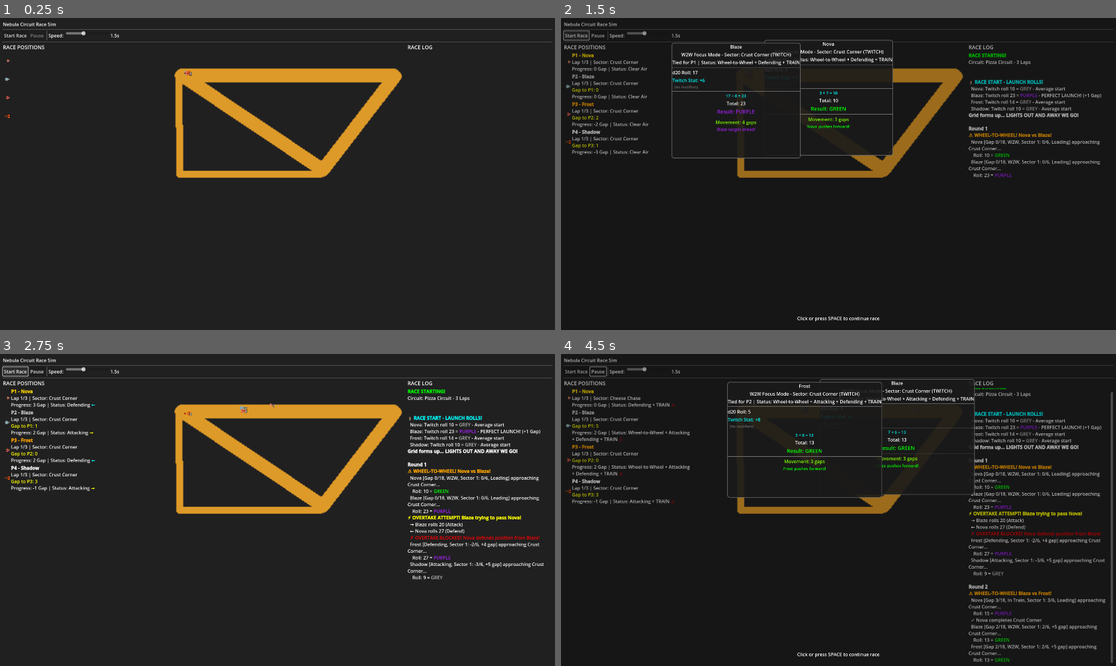
Above: before the commit, frames 1-4 (two rows, left to right).
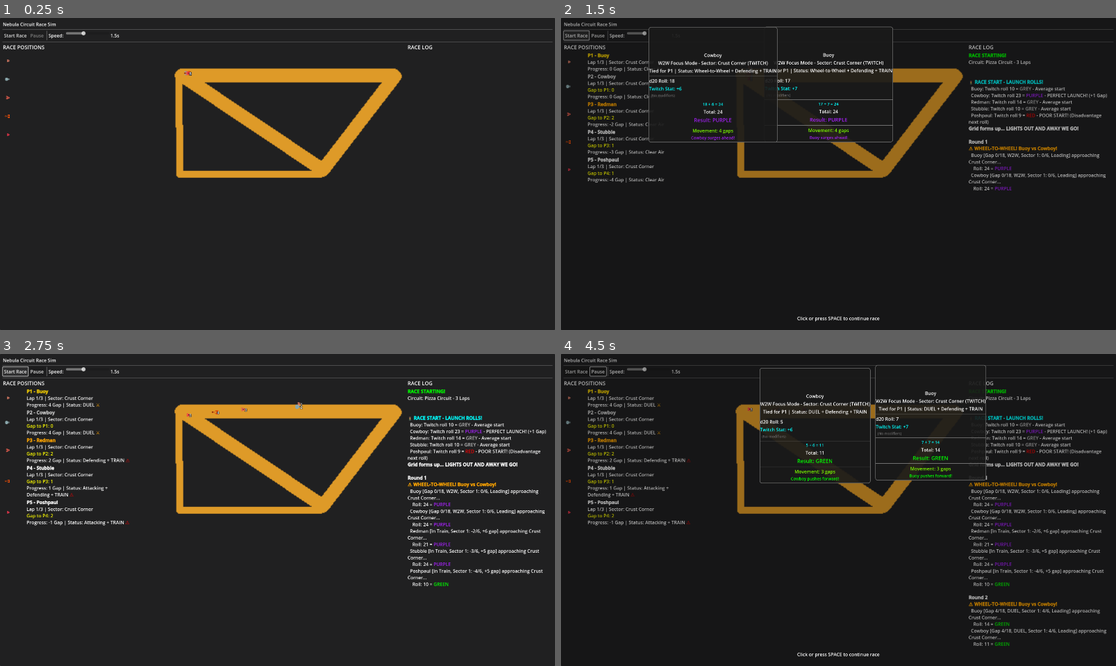
Above: after the commit, the same moments.

Repository: computersaucegames/nc
Game: Godot game, scene res://scenes/tests/RaceTestScene.tscn
Same seed, same stepped clock (60 frames per second), same inputs: the game is played once before the commit and once after it. The project has no main scene, so this scene is started directly.
Inputs (mouse positions are in pixels of both pictures, inside the frame that each line leads up to):
- Up to frame 1 (0.25 s): no input
- Up to frame 2 (1.5 s): click "Start Race" at 0.5 s; click "Start Race" at 1.25 s
- Up to frame 3 (2.75 s): click "Start Race" at 2 s
- Up to frame 4 (4.5 s): click "Pause" at 2.75 s; click "Resume" at 3.5 s; move the mouse to (960, 494) at 4.27 s; click (960, 494) at 4.42 s

The runs differ from the first frame. In frame 1, less than 0.1% of the frame differs, in the area x 1-35%, y 17-38%; in frame 2, 6.9%; in frame 3, 5.5%; in frame 4, 12%, in the area x 0-100%, y 3-100%.

Commit message:
Add pilot headshots to UI and fix focus mode window overlapping
- Add headshot field to PilotState and pilot dictionaries
- Display headshots (50x50) in PilotStatusPanel next to pilot names
- Display headshots (80x80) in FocusModeRollPanel at top of panel
- Update test pilots to use new names (Buoy, Cowboy, Redman, Stubble, Poshpaul) with headshot paths
- Improve focus mode panel positioning algorithm:
  - Try multiple placement positions (right, left, high, low) around pilots
  - Clamp panels to viewport bounds to prevent off-screen placement
  - Implement intelligent stacking when all positions are occupied
  - Increase panel spacing (30px buffer) to prevent overlaps
  - Increase panel height (450px) to accommodate headshots

Diff:
--- a/scripts/systems/pilotstate.gd
+++ b/scripts/systems/pilotstate.gd
@@ -6,6 +6,7 @@
 var pilot_data: Resource  # Will be the full Pilot resource later
 var pilot_id: int = 0  # Index in the pilots array (for UI tracking)
 var name: String = "Unknown"
+var headshot: String = ""  # Path to pilot headshot image
 
 # Race position data
 var current_sector: int = 0
@@ -87,6 +88,7 @@
 func setup_from_dict(data: Dictionary, start_position: int = 1) -> void:
 	name = data.get("name", "Pilot %d" % start_position)
 	position = start_position
+	headshot = data.get("headshot", "")
 
 	if data.has("twitch"):
 		twitch = data.twitch
--- a/scripts/tests/RaceTestScene.gd
+++ b/scripts/tests/RaceTestScene.gd
@@ -55,10 +55,11 @@
 
 func setup_test_pilots():
 	var test_pilots = [
-		{"name": "Nova", "twitch": 7, "craft": 5, "sync": 6, "edge": 8},
-		{"name": "Blaze", "twitch": 6, "craft": 7, "sync": 5, "edge": 6},
-		{"name": "Frost", "twitch": 8, "craft": 6, "sync": 7, "edge": 5},
-		{"name": "Shadow", "twitch": 5, "craft": 8, "sync": 6, "edge": 7}
+		{"name": "Buoy", "twitch": 7, "craft": 5, "sync": 6, "edge": 8, "headshot": "res://resources/art/buoy.png"},
+		{"name": "Cowboy", "twitch": 6, "craft": 7, "sync": 5, "edge": 6, "headshot": "res://resources/art/cowboy.png"},
+		{"name": "Redman", "twitch": 8, "craft": 6, "sync": 7, "edge": 5, "headshot": "res://resources/art/redman.png"},
+		{"name": "Stubble", "twitch": 5, "craft": 8, "sync": 6, "edge": 7, "headshot": "res://resources/art/stubble.png"},
+		{"name": "Poshpaul", "twitch": 6, "craft": 6, "sync": 8, "edge": 6, "headshot": "res://resources/art/poshpaul.png"}
 	]
 
 	# CHANGED: Use PilotStatusPanel to setup pilots
@@ -77,10 +78,11 @@
 	race_log.log_race_start(test_circuit.circuit_name, test_circuit.total_laps)
 
 	var pilots = [
-		{"name": "Nova", "twitch": 7, "craft": 5, "sync": 6, "edge": 8},
-		{"name": "Blaze", "twitch": 6, "craft": 7, "sync": 5, "edge": 6},
-		{"name": "Frost", "twitch": 8, "craft": 6, "sync": 7, "edge": 5},
-		{"name": "Shadow", "twitch": 5, "craft": 8, "sync": 6, "edge": 7}
+		{"name": "Buoy", "twitch": 7, "craft": 5, "sync": 6, "edge": 8, "headshot": "res://resources/art/buoy.png"},
+		{"name": "Cowboy", "twitch": 6, "craft": 7, "sync": 5, "edge": 6, "headshot": "res://resources/art/cowboy.png"},
+		{"name": "Redman", "twitch": 8, "craft": 6, "sync": 7, "edge": 5, "headshot": "res://resources/art/redman.png"},
+		{"name": "Stubble", "twitch": 5, "craft": 8, "sync": 6, "edge": 7, "headshot": "res://resources/art/stubble.png"},
+		{"name": "Poshpaul", "twitch": 6, "craft": 6, "sync": 8, "edge": 6, "headshot": "res://resources/art/poshpaul.png"}
 	]
 
 	# CHANGED: Use race_controls to enable pause button
--- a/scripts/ui/FocusModeOverlay.gd
+++ b/scripts/ui/FocusModeOverlay.gd
@@ -92,8 +92,11 @@
 
 	# Track panel positions to prevent overlaps
 	var placed_panels: Array[Rect2] = []
-	const PANEL_SIZE = Vector2(280, 400)
-	const PANEL_BUFFER = 20.0  # Pixels of spacing between panels
+	const PANEL_SIZE = Vector2(280, 450)  # Increased height to accommodate headshot
+	const PANEL_BUFFER = 30.0  # Increased spacing between panels
+
+	# Get viewport size to keep panels on screen
+	var viewport_size = get_viewport_rect().size
 
 	# Calculate tied position for W2W events
 	var tied_position = -1
@@ -120,31 +123,59 @@
 		var panel = pilot_roll_panel_scene.instantiate()
 		roll_panel_container.add_child(panel)
 
-		# Position panel near the pilot (offset to avoid covering them)
-		var base_offset = Vector2(60 if pilot_idx == 0 else -260, -100)
-		var final_position = screen_pos + base_offset
-
-		# Check for overlaps with existing panels and adjust if needed
+		# Try different placement positions around the pilot
+		var placement_offsets = [
+			Vector2(60, -150),   # Right of pilot
+			Vector2(-340, -150), # Left of pilot
+			Vector2(60, -300),   # Right-high
+			Vector2(-340, -300), # Left-high
+			Vector2(60, 0),      # Right-low
+			Vector2(-340, 0),    # Left-low
+		]
+
+		var final_position = screen_pos + placement_offsets[0]
 		var panel_rect = Rect2(final_position, PANEL_SIZE)
-		var adjusted = false
-		var max_attempts = 20  # Prevent infinite loops
-
-		for attempt in range(max_attempts):
+		var found_valid_position = false
+
+		# Try each placement offset
+		for offset in placement_offsets:
+			final_position = screen_pos + offset
+			panel_rect = Rect2(final_position, PANEL_SIZE)
+
+			# Clamp to viewport bounds
+			final_position.x = clamp(final_position.x, PANEL_BUFFER, viewport_size.x - PANEL_SIZE.x - PANEL_BUFFER)
+			final_position.y = clamp(final_position.y, PANEL_BUFFER, viewport_size.y - PANEL_SIZE.y - PANEL_BUFFER)
+			panel_rect.position = final_position
+
+			# Check for overlaps
 			var overlapping = false
 			for existing_rect in placed_panels:
-				# Check if panels overlap (with buffer zone)
 				var buffered_rect = existing_rect.grow(PANEL_BUFFER)
 				if buffered_rect.intersects(panel_rect):
 					overlapping = true
 					break
 
 			if not overlapping:
+				found_valid_position = true
 				break
 
-			# Move panel down to avoid overlap
-			final_position.y += PANEL_SIZE.y / 4  # Move down by quarter panel height
-			panel_rect.position = final_position
-			adjusted = true
+		# If still overlapping, try stacking vertically with more spacing
+		if not found_valid_position:
+			# Stack below the last placed panel
+			if placed_panels.size() > 0:
+				var last_rect = placed_panels[placed_panels.size() - 1]
+				final_position = Vector2(last_rect.position.x, last_rect.position.y + last_rect.size.y + PANEL_BUFFER)
+
+				# If that goes off screen, try stacking to the side
+				if final_position.y + PANEL_SIZE.y > viewport_size.y - PANEL_BUFFER:
+					final_position.x = last_rect.position.x + last_rect.size.x + PANEL_BUFFER
+					final_position.y = PANEL_BUFFER
+
+					# If still off screen, wrap back to left side
+					if final_position.x + PANEL_SIZE.x > viewport_size.x - PANEL_BUFFER:
+						final_position.x = PANEL_BUFFER
+
+				panel_rect.position = final_position
 
 		# Store this panel's rect for future overlap checks
 		placed_panels.append(panel_rect)
--- a/scripts/ui/FocusModeRollPanel.gd
+++ b/scripts/ui/FocusModeRollPanel.gd
@@ -4,6 +4,7 @@
 ## Individual pilot roll display panel for Focus Mode
 ## Shows full breakdown of roll, stat, modifiers, and result
 
+@onready var vbox: VBoxContainer = $VBox
 @onready var pilot_name_label: Label = $VBox/PilotName
 @onready var sector_label: Label = $VBox/SectorInfo
 @onready var pilot_info_label: Label = $VBox/PilotInfo
@@ -16,6 +17,9 @@
 @onready var tier_result: Label = $VBox/RollContainer/TierResult
 @onready var movement_result: Label = $VBox/MovementResult
 @onready var resolution_label: Label = $VBox/ResolutionLabel
+
+# Headshot display (created dynamically)
+var headshot_texture: TextureRect = null
 
 # Theme colors for tiers
 const TIER_COLORS = {
@@ -40,8 +44,24 @@
 	style.corner_radius_bottom_right = 8
 	add_theme_stylebox_override("panel", style)
 
+	# Create headshot texture rect and add it to the top of VBox
+	headshot_texture = TextureRect.new()
+	headshot_texture.expand_mode = TextureRect.EXPAND_KEEP_SIZE
+	headshot_texture.stretch_mode = TextureRect.STRETCH_KEEP_ASPECT_CENTERED
+	headshot_texture.custom_minimum_size = Vector2(80, 80)
+	headshot_texture.size_flags_horizontal = Control.SIZE_SHRINK_CENTER
+	vbox.add_child(headshot_texture)
+	vbox.move_child(headshot_texture, 0)  # Move to top
+
 ## Setup display before roll is made
 func setup_pre_roll_display(pilot: PilotState, sector, event_type: int = -1, tied_position: int = -1):
+	# Load and display headshot
+	if headshot_texture and pilot.headshot != "":
+		headshot_texture.texture = load(pilot.headshot)
+		headshot_texture.visible = true
+	elif headshot_texture:
+		headshot_texture.visible = false
+
 	pilot_name_label.text = pilot.name
 
 	# Add W2W context to sector label
@@ -65,6 +85,13 @@
 ## Setup display with roll results
 func setup_roll_display(pilot: PilotState, sector, roll_result: Dice.DiceResult, movement: int, event_type: int = -1, tied_position: int = -1):
 	print("DEBUG: Setting up roll display for %s - tier: %s, movement: %d" % [pilot.name, roll_result.tier_name, movement])
+
+	# Load and display headshot
+	if headshot_texture and pilot.headshot != "":
+		headshot_texture.texture = load(pilot.headshot)
+		headshot_texture.visible = true
+	elif headshot_texture:
+		headshot_texture.visible = false
 
 	pilot_name_label.text = pilot.name
 
--- a/scripts/ui/PilotStatusPanel.gd
+++ b/scripts/ui/PilotStatusPanel.gd
@@ -50,11 +50,11 @@
 	for p_idx in range(pilot_data.size()):
 		var data = pilot_data[p_idx]
 
-		# Create horizontal container for sprite + text
+		# Create horizontal container for sprite + headshot + text
 		var hbox = HBoxContainer.new()
 		hbox.custom_minimum_size.y = 60
 
-		# Add sprite
+		# Add sprite (pod racer)
 		var sprite = TextureRect.new()
 		sprite.expand_mode = TextureRect.EXPAND_KEEP_SIZE
 		sprite.stretch_mode = TextureRect.STRETCH_KEEP_ASPECT_CENTERED
@@ -66,6 +66,17 @@
 		sprite.modulate = PILOT_COLORS[p_idx % PILOT_COLORS.size()]
 		hbox.add_child(sprite)
 
+		# Add headshot
+		var headshot = TextureRect.new()
+		headshot.expand_mode = TextureRect.EXPAND_KEEP_SIZE
+		headshot.stretch_mode = TextureRect.STRETCH_KEEP_ASPECT_CENTERED
+		headshot.custom_minimum_size = Vector2(50, 50)
+		headshot.size_flags_horizontal = Control.SIZE_SHRINK_BEGIN
+		headshot.size_flags_vertical = Control.SIZE_SHRINK_CENTER
+		if data.has("headshot") and data.headshot != "":
+			headshot.texture = load(data.headshot)
+		hbox.add_child(headshot)
+
 		# Add label
 		var label = RichTextLabel.new()
 		label.bbcode_enabled = true
@@ -75,7 +86,7 @@
 		hbox.add_child(label)
 
 		add_child(hbox)
-		pilot_labels[data.name] = {"container": hbox, "label": label, "sprite": sprite}
+		pilot_labels[data.name] = {"container": hbox, "label": label, "sprite": sprite, "headshot": headshot}
 
 # Set the circuit reference for sector names
 func set_circuit(race_circuit: Circuit):
@@ -179,8 +190,9 @@
 
 # Animate a pilot label when its position changes
 func animate_position_change(container: HBoxContainer):
-	# Get the label from the container (not the sprite, to avoid modulate conflicts)
-	var label = container.get_child(1) if container.get_child_count() > 1 else null
+	# Get the label from the container (not the sprite or headshot, to avoid modulate conflicts)
+	# Container structure: [sprite, headshot, label]
+	var label = container.get_child(2) if container.get_child_count() > 2 else null
 	if label == null:
 		return
 
@@ -188,7 +200,7 @@
 	var tween = create_tween()
 	tween.set_parallel(true)
 
-	# Flash effect with a bright highlight (only on the label, not the sprite)
+	# Flash effect with a bright highlight (only on the label, not the sprite or headshot)
 	label.modulate = Color(1.5, 1.5, 1.0)  # Bright yellow
 	tween.tween_property(label, "modulate", Color.WHITE, 0.5).set_ease(Tween.EASE_OUT).set_trans(Tween.TRANS_QUAD)
 
